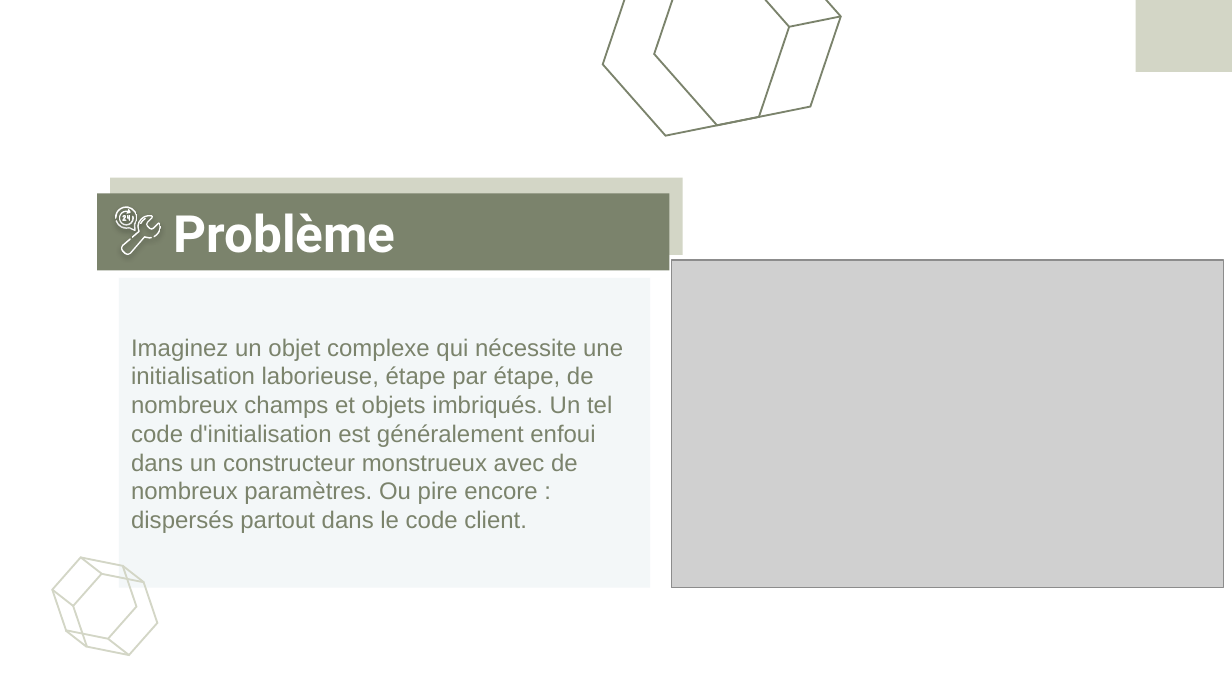
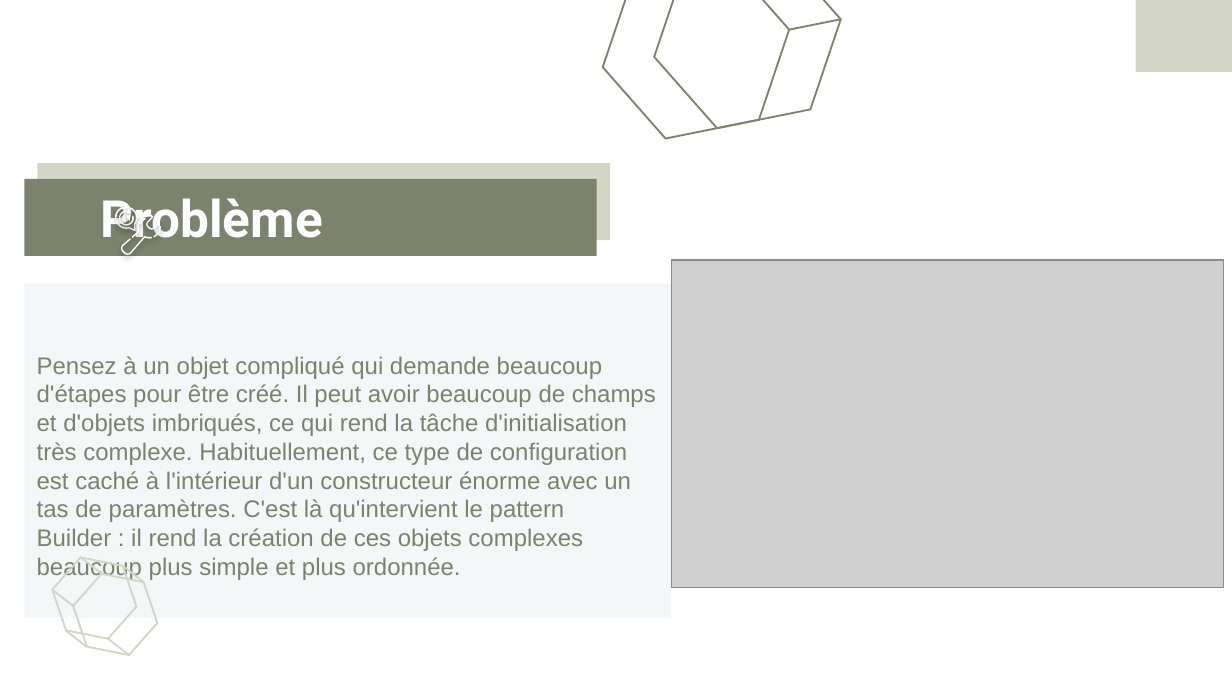
Before and after one commit to Abdelkarim-01/sdesign-pattern, a slide deck: slide 22 of DesignPatternsJEE1.pptx. Drawn at 1232x693 pixels with LibreOffice and Linux fonts; fonts in the diff are those of the drawing; grey boxes stand for pictures. Boxes give left, top, right and bottom in pixels: in the first picture for what was removed or moved away, otherwise in the second. Text is boxed around its words. In the diff, an @@ line names an element or a change of style, - is before the commit and + after.

```diff
--- a/DesignPatternsJEE1.pptx
+++ b/DesignPatternsJEE1.pptx
@@ outline redrawn in 3 elements at (637,0,856,138), (587,0,805,148), (789,19,841,30) @@
@@ title "Problème": place and size @@
-title "Problème" at (97,193,670,271)
+title "Problème" at (25,179,598,256)
@@ text "Pensez à un objet compliqué ...": place and size @@
-text "Pensez à un objet compliqué ..." at (118,278,649,588)
+text "Pensez à un objet compliqué ..." at (25,283,671,617)
@@ text at (37,356,656,581): text changed @@
-Imaginez un objet complexe qui nécessite une initialisation laborieuse, étape par étape, de nombreux champs et objets imbriqués. Un tel code d'initialisation est généralement enfoui dans un constructeur monstrueux avec de nombreux paramètres. Ou pire encore : dispersés partout dans le code client.
+Pensez à un objet compliqué qui demande beaucoup d'étapes pour être créé. Il peut avoir beaucoup de champs et d'objets imbriqués, ce qui rend la tâche d'initialisation très complexe. Habituellement, ce type de configuration est caché à l'intérieur d'un constructeur énorme avec un tas de paramètres. C'est là qu'intervient le pattern Builder : il rend la création de ces objets complexes beaucoup plus simple et plus ordonnée.
```
Also in this commit, not shown: 3 other slides changed, 4 slides added, 3 slides removed.
